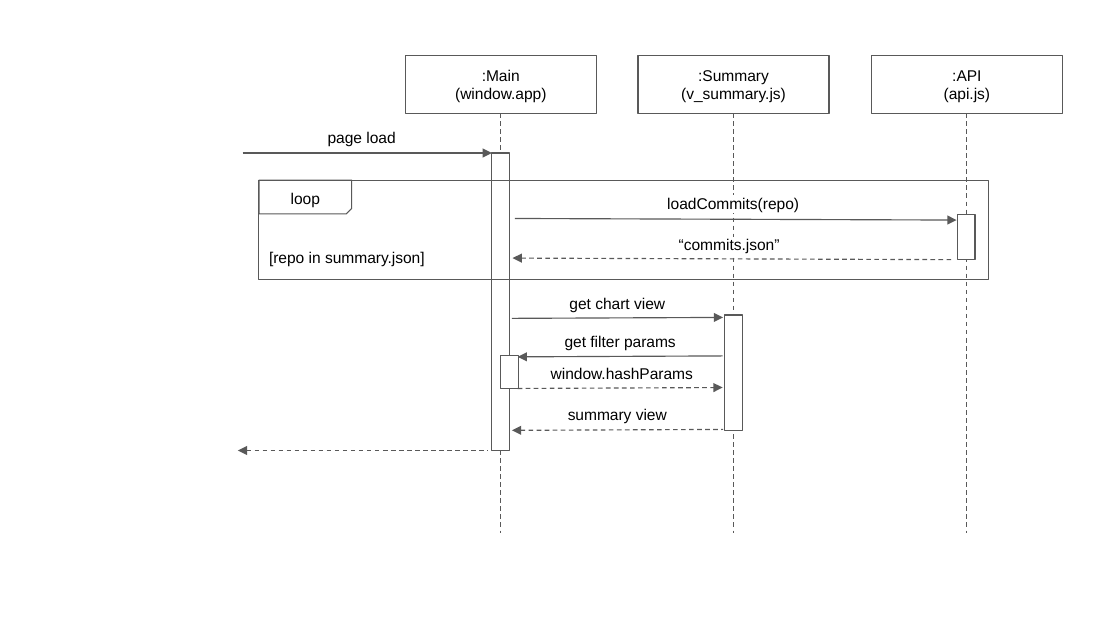
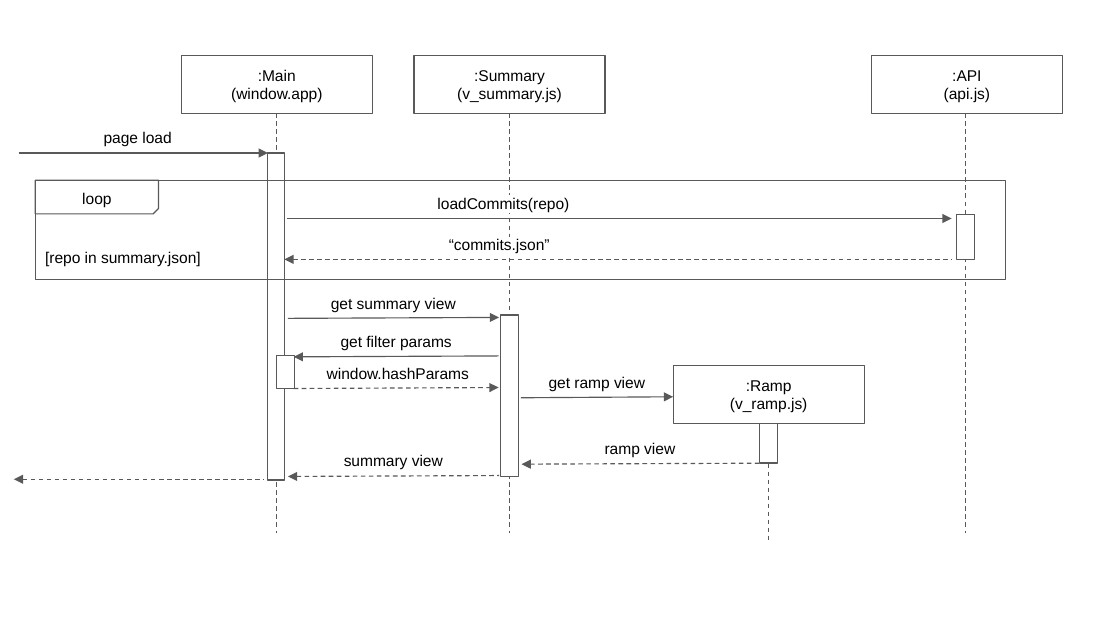
Before and after one commit to reposense/RepoSense, a slide deck: slide 2 of docs/diagrams/report-architecture.pptx. Drawn at 1120x630 pixels with LibreOffice and Linux fonts; fonts in the diff are those of the drawing. Boxes give left, top, right and bottom in pixels: in the first picture for what was removed or moved away, otherwise in the second. Text is boxed around its words. In the diff, an @@ line names an element or a change of style, - is before the commit and + after.

```diff
--- a/docs/diagrams/report-architecture.pptx
+++ b/docs/diagrams/report-architecture.pptx
@@ text "loop" moved from (x1=291, y1=192, x2=320, y2=208) to (x1=82, y1=192, x2=111, y2=208) @@
@@ rectangle resized from (x1=492, y1=153, x2=510, y2=451) to (x1=268, y1=153, x2=284, y2=480) @@
@@ rectangle resized from (x1=259, y1=180, x2=989, y2=280) to (x1=36, y1=180, x2=1006, y2=280) @@
@@ snip rect resized from (x1=259, y1=180, x2=352, y2=214) to (x1=36, y1=180, x2=159, y2=214) @@
@@ text "loadCommits(repo)" moved from (x1=667, y1=197, x2=799, y2=212) to (x1=437, y1=197, x2=569, y2=212) @@
@@ text "[repo in summary.json]" moved from (x1=269, y1=251, x2=425, y2=267) to (x1=45, y1=251, x2=201, y2=267) @@
@@ arrow moved from (515, 218) - (956, 220) to (287, 218) - (952, 218) @@
@@ text "“commits.json”" moved from (x1=679, y1=238, x2=780, y2=254) to (x1=449, y1=238, x2=550, y2=254) @@
@@ arrow moved from (513, 258) - (954, 260) to (284, 260) - (952, 260) @@
@@ text at (x1=331, y1=297, x2=456, y2=312): text changed @@
-get chart view
+get summary view
@@ rectangle resized from (x1=725, y1=315, x2=743, y2=430) to (x1=501, y1=315, x2=519, y2=476) @@
@@ 4 arrows, 3 rectangles, 3 texts, 2 lines moved together from (x1=243, y1=55, x2=830, y2=533) to (x1=19, y1=55, x2=606, y2=533) @@
@@ text added at (x1=549, y1=376, x2=645, y2=392), 10 pt, text #000000 @@
+get ramp view
@@ rectangle added at (x1=673, y1=365, x2=865, y2=423), outline #595959 0.75 pt, 10 pt, text #000000 @@
+:Ramp
+(v_ramp.js)
@@ arrow added from (521, 398) to (673, 396), #595959 0.75 pt @@
@@ text "summary view" moved from (x1=568, y1=408, x2=667, y2=423) to (x1=344, y1=454, x2=443, y2=469) @@
@@ text added at (x1=605, y1=442, x2=675, y2=457), 10 pt, text #000000 @@
+ramp view
@@ rectangle added at (x1=759, y1=423, x2=777, y2=464), fill #FFFFFF, outline #595959 0.75 pt @@
@@ line added from (768, 423) to (768, 541), #595959 0.75 pt dashed @@
@@ arrow moved from (237, 450) - (488, 450) to (13, 479) - (264, 479) @@
@@ arrow moved from (512, 430) - (724, 429) to (288, 476) - (500, 476) @@
@@ arrow added from (759, 464) to (522, 464), #595959 0.75 pt dashed @@
```
Also in this commit, not shown: 1 other slide changed, 1 slide added, 4 other files.
